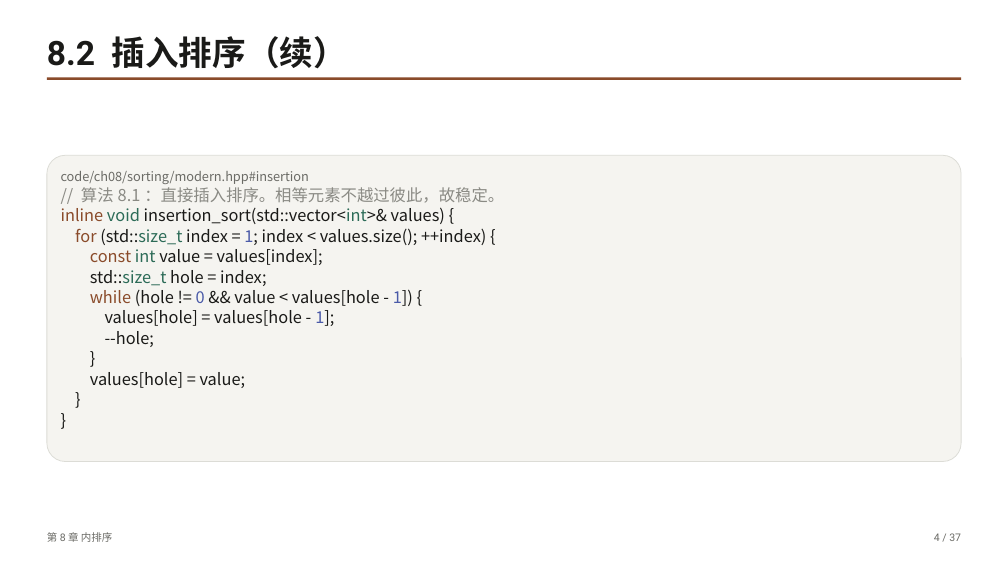
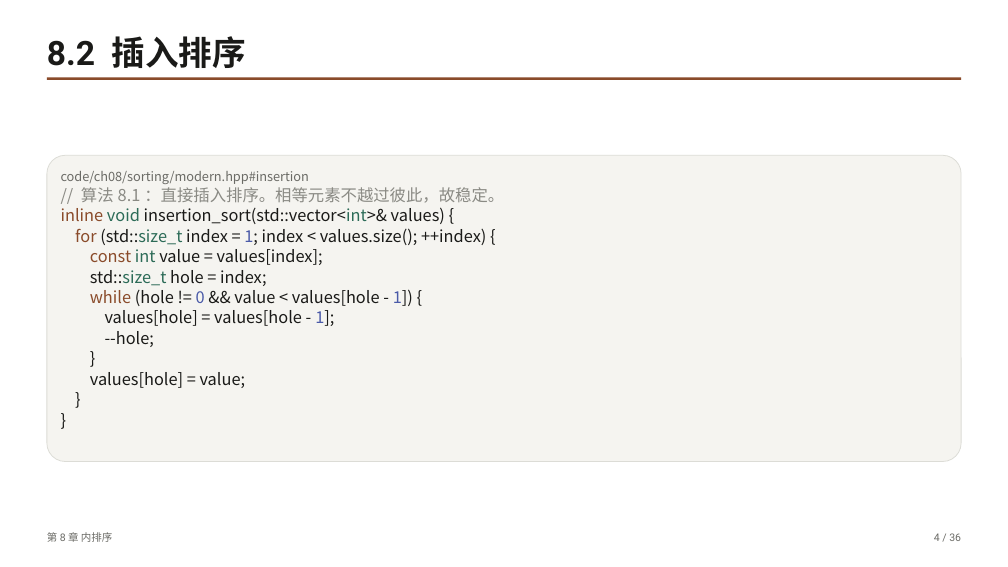
Before and after one commit to GMyhf/dsa-modernization, a slide deck: slide 4 of book/slides/pptx/ch08-sorting.pptx. Drawn at 1008x567 pixels with LibreOffice and Linux fonts; fonts in the diff are those of the drawing. Boxes give left, top, right and bottom in pixels: in the first picture for what was removed or moved away, otherwise in the second. Text is boxed around its words. In the diff, an @@ line names an element or a change of style, - is before the commit and + after.

```diff
--- a/book/slides/pptx/ch08-sorting.pptx
+++ b/book/slides/pptx/ch08-sorting.pptx
@@ text at (47,36,246,68): text changed @@
-8.2 插入排序（续）
+8.2 插入排序
@@ text at (934,533,961,541): text changed @@
-4 / 37
+4 / 36
```
Also in this commit, not shown: 35 other slides changed, 1 slide removed, 21 other files.
